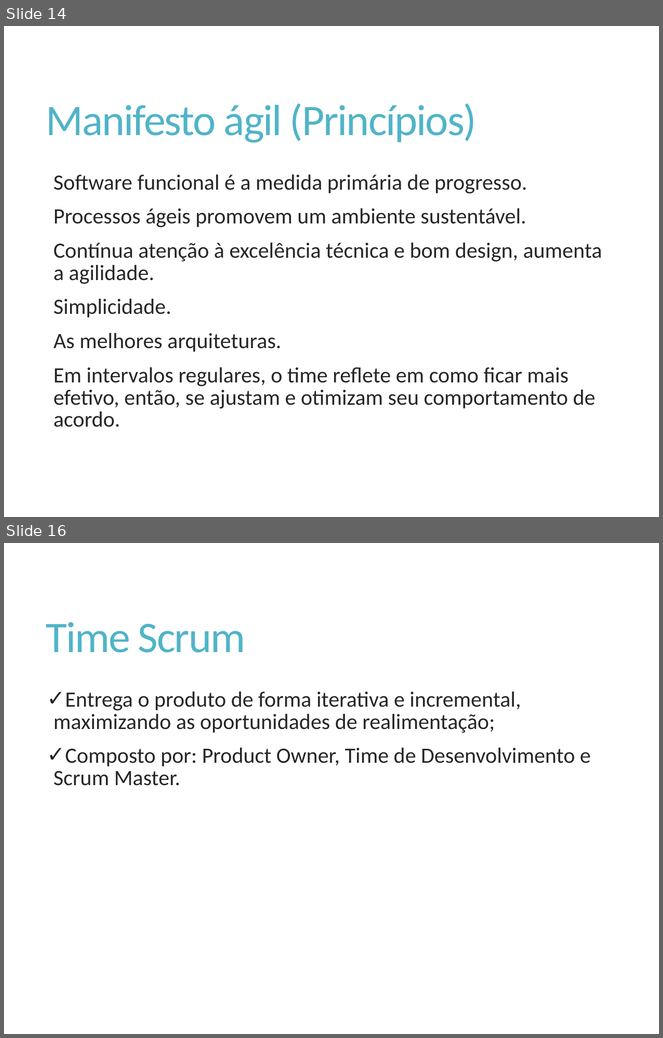
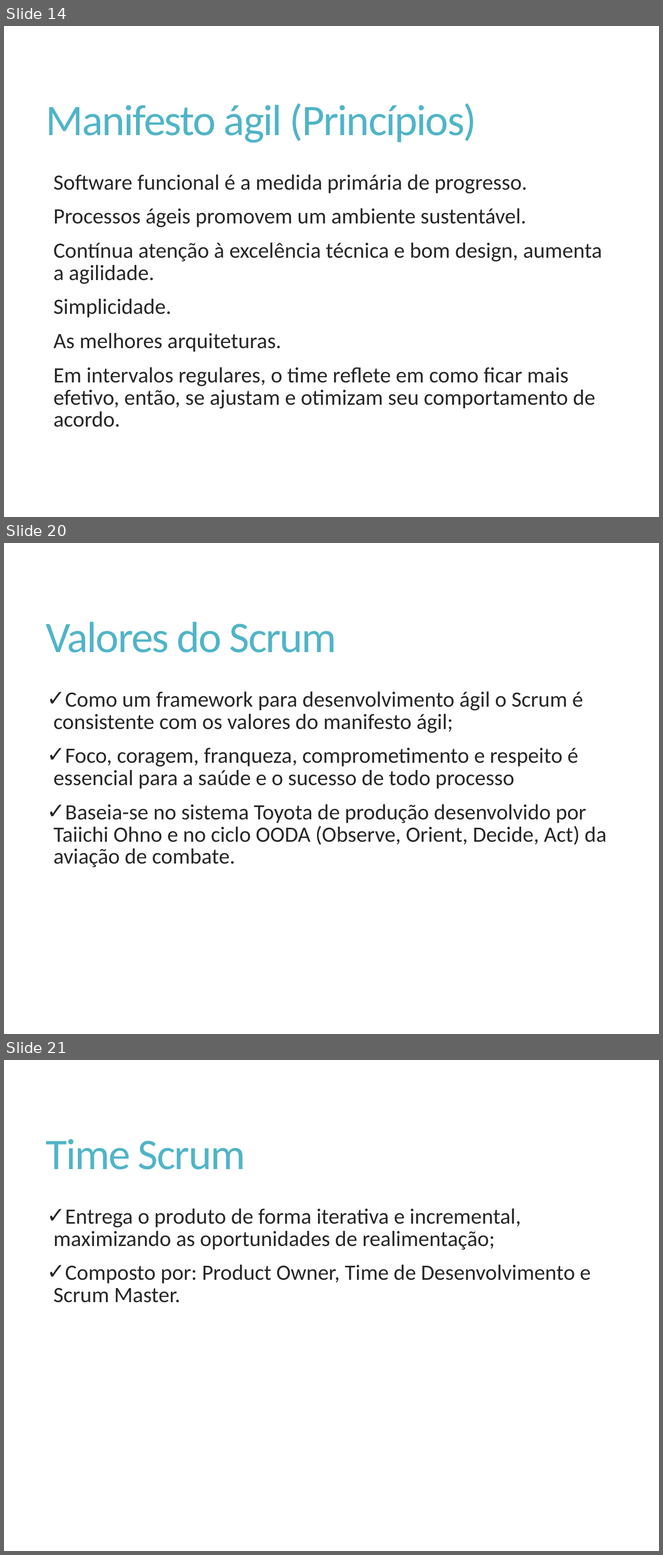
Before and after one commit to Elton-Garbin/TCC-2016, a slide deck: StartIdea/StartIdea.Docs/Apresentacao.pptx. Shown one above the other, each under a label of ours: slides 14 and 16 before the commit, slides 14, 20 and 21 after it; the slides between them are not shown. The pictures are 663x1038 and 663x1555 pixels, drawn with LibreOffice and Linux fonts; fonts in the diff are those of the drawing. Boxes give left, top, right and bottom in pixels: in the first picture for what was removed or moved away, otherwise in the second. Text is boxed around its words. In the diff, an @@ line names an element or a change of style, - is before the commit and + after.

Commit message:
Scrum definição

```diff
--- a/StartIdea/StartIdea.Docs/Apresentacao.pptx
+++ b/StartIdea/StartIdea.Docs/Apresentacao.pptx
@@ slide 20 added at [4, 543, 659, 1034], background #FFFFFF @@
@@ title added at [46, 622, 337, 653], 48 pt, text #50B4C8 @@
+Valores do Scrum
@@ text added at [53, 692, 607, 867], 24 pt, text #262626 @@
+✓ Como um framework para desenvolvimento ágil o Scrum é consistente com os valores do manifesto ágil;
+✓ Foco, coragem, franqueza, comprometimento e respeito é essencial para a saúde e o sucesso de todo processo
+✓ Baseia-se no sistema Toyota de produção desenvolvido por Taiichi Ohno e no ciclo OODA (Observe, Orient, Decide, Act) da aviação de combate.
@@ what was slide 16 is now slide 21 @@
```
Also in this commit, not shown: 2 slides changed, 6 other slides added, 1 slide removed.
